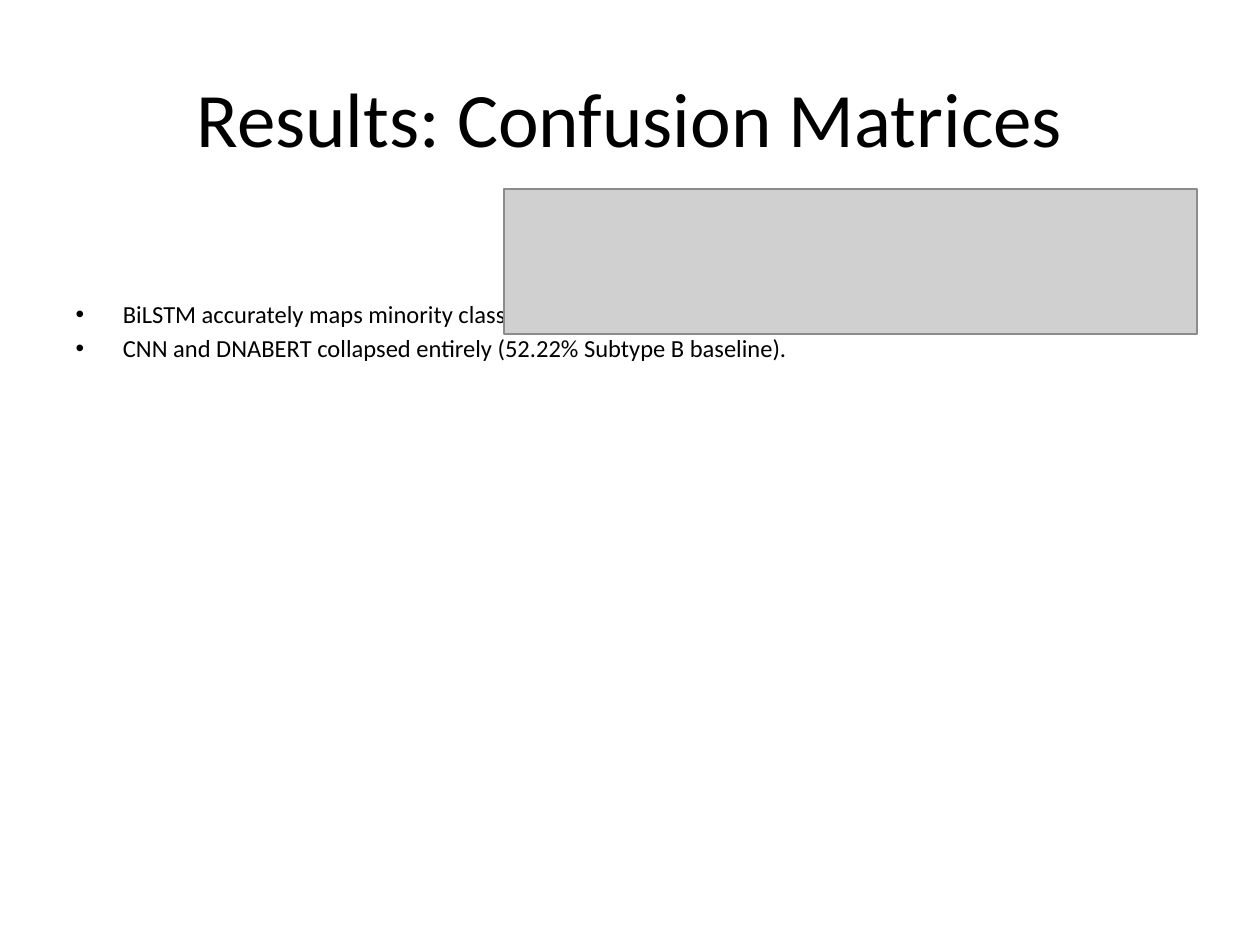
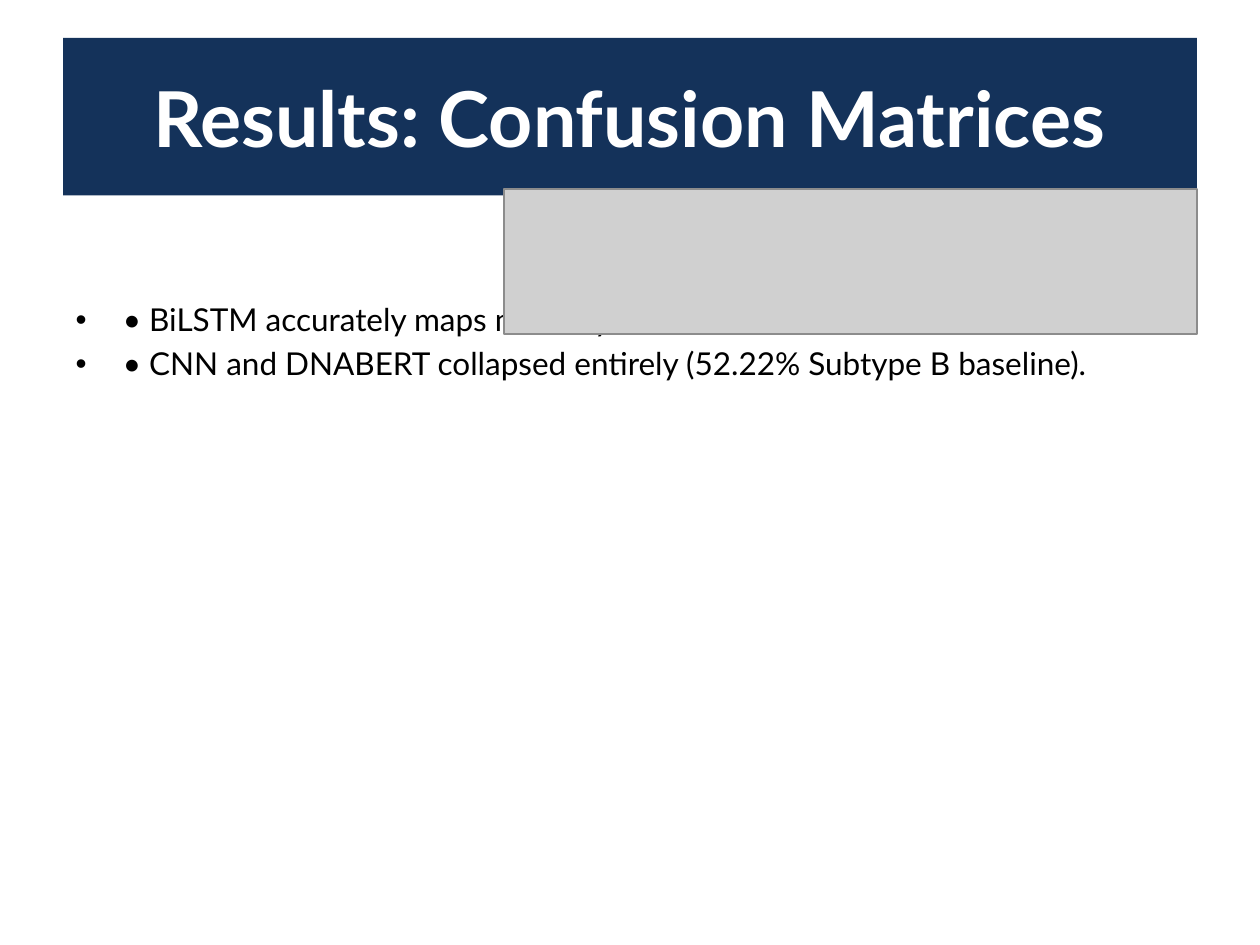
Before and after one commit to JNagawa/HIV_subtype_classifier_DeepLearning, a slide deck: slide 10 of reports/presentation.pptx. Drawn at 1260x945 pixels with LibreOffice and Linux fonts; fonts in the diff are those of the drawing; grey boxes stand for pictures. Boxes give left, top, right and bottom in pixels: in the first picture for what was removed or moved away, otherwise in the second. Text is boxed around its words. In the diff, an @@ line names an element or a change of style, - is before the commit and + after.

Commit message:
Apply premium dark blue styling, bold headers, and clean font sizing across the presentation

```diff
--- a/reports/presentation.pptx
+++ b/reports/presentation.pptx
@@ title "Results: Confusion Matrices": place and size @@
-title "Results: Confusion Matrices" at [197,93,1062,148]
+title "Results: Confusion Matrices" at [63,38,1197,195]
@@ title "Results: Confusion Matrices" at [63,38,1197,195]: font Calibri to Lato, text colour #000000 to #FFFFFF, bold on; fill none to #14325A @@
@@ text at [149,304,1086,381]: text changed; size 14 to 18 pt; font Calibri to Lato @@
-• BiLSTM accurately maps minority classes.
-• CNN and DNABERT collapsed entirely (52.22% Subtype B baseline).
+• • BiLSTM accurately maps minority classes.
+• • CNN and DNABERT collapsed entirely (52.22% Subtype B baseline).
```
Also in this commit, not shown: 14 other slides changed, 1 other file.
